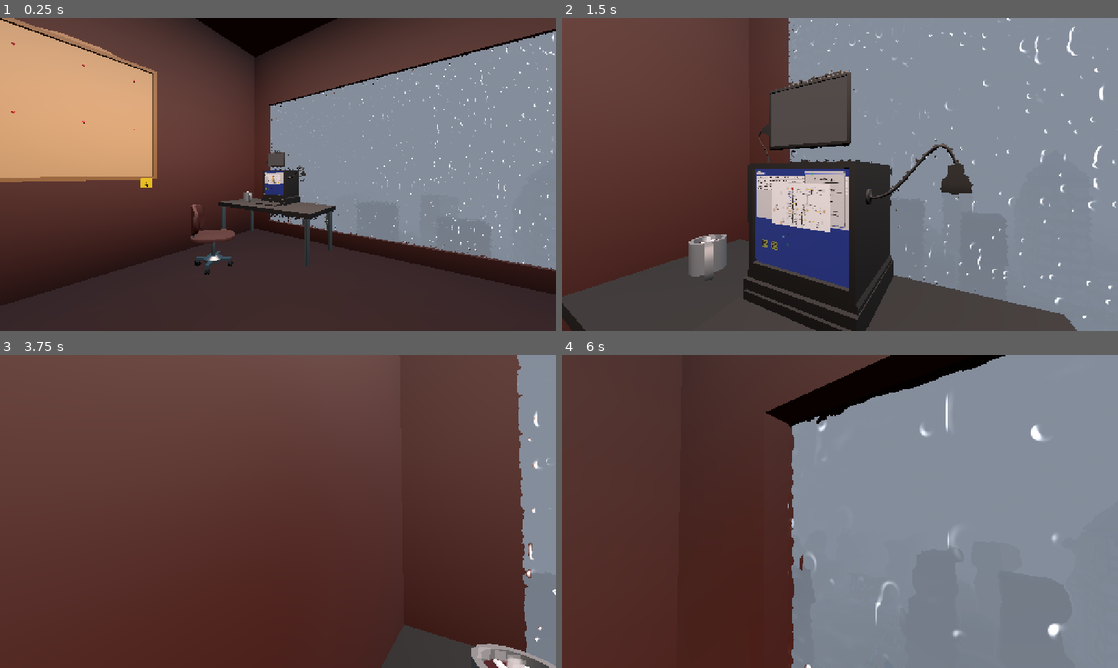
Above: before the commit, frames 1-4 (two rows, left to right).
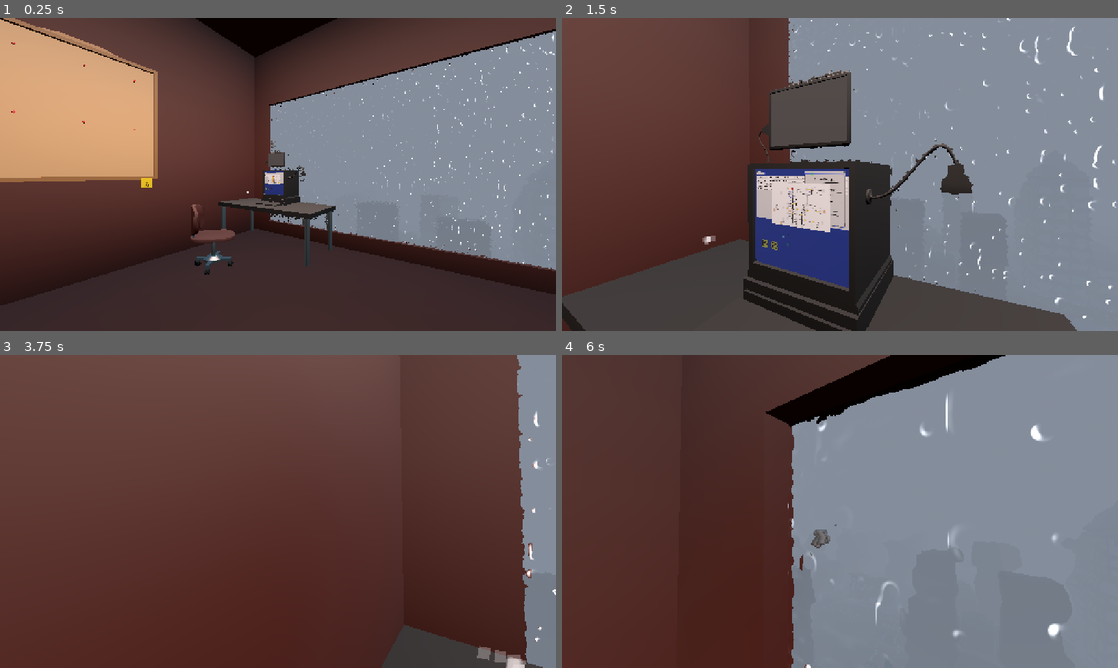
Above: after the commit, the same moments.

Repository: Ciph3rzer0/brackeys-2026.2-trust-no-one
Game: Godot game, scene res://scenes/city.tscn
Same seed, same stepped clock (60 frames per second), same inputs: the game is played once before the commit and once after it. The engine's default icon, where the game draws it, is replaced by a stand-in: a white triangle on a blue panel in a dark square. Sound files missing from this copy of the repository are replaced by a short silence.
Inputs (mouse positions are in pixels of both pictures, inside the frame that each line leads up to):
- Up to frame 1 (0.25 s): no input
- Up to frame 2 (1.5 s): tap Enter at 0.5 s; move the mouse to (834, 180) at 0.52 s; hold E (pc_interact) 0.53-1.28 s; hold W (pc_forward) from 0.53 s (still down); click (834, 180) at 0.67 s; tap Space at 0.77 s; move the mouse to (878, 177) at 1.27 s; tap E (pc_interact) at 1.35 s; click (878, 177) at 1.42 s
- Up to frame 3 (3.75 s): tap Space at 1.52, 2.75, 3.02 s; move the mouse to (233, 508) at 2.02 s; hold E (pc_interact) 2.03-2.78 s; tap Q at 2.1 s; click (233, 508) at 2.17 s; move the mouse to (283, 511) at 2.77 s; release W (pc_forward) at 2.78 s; hold A (pc_left) 2.78-3.53 s; tap Ctrl at 2.85 s; click (283, 511) at 2.92 s; tap E (pc_interact) at 3.05 s; move the mouse to (255, 505) at 3.52 s; hold W (pc_forward) from 3.53 s (still down); hold Shift from 3.53 s (still down); click (255, 505) at 3.67 s
- Up to frame 4 (6 s): tap Space at 3.77, 4.52, 5.75 s; tap E (pc_interact) at 3.8, 4.35 s; move the mouse to (867, 511) at 4.27 s; release Shift at 4.28 s; click (867, 511) at 4.42 s; tap Enter at 5 s; move the mouse to (812, 511) at 5.02 s; hold E (pc_interact) 5.03-5.78 s; click (812, 511) at 5.17 s; move the mouse to (851, 505) at 5.77 s; release W (pc_forward) at 5.78 s; hold D (pc_right) from 5.78 s (still down); tap Q at 5.85 s; click (851, 505) at 5.92 s

The runs differ from the first frame. In frame 1, 0.3% of the frame differs, in the area x 0-50%, y 0-59%; in frame 2, 0.8%, in the area x 22-30%, y 69-84%; in frame 3, 0.7%; in frame 4, 0.1%.
Error in both runs: Invalid assignment of property or key 'plate' with value of type 'String' on a base object of type 'Resource (Quest)'. (res://autoloads/quest_system.gd:19)

Commit message:
updated some textures in blender

Diff:
--- a/project.godot
+++ b/project.godot
@@ -41,6 +41,7 @@
 [global_group]
 
 InteractiveMount="Objects the player can sit on"
+Interactable="Objects the player can interact with"
 
 [gui]
 
--- a/scenes/city.tscn
+++ b/scenes/city.tscn
@@ -140,6 +140,7 @@
 
 [node name="FaxMachine" parent="Office/work area" parent_id_path=PackedInt32Array(2119133953, 2052434724) index="0" unique_id=1658198781]
 transform = Transform3D(-4.5104535e-08, 0, 1.0318716, 0, 1.0318716, 0, -1.0318716, 0, -4.5104535e-08, 45.987183, 13.495462, -55.62251)
+script = null
 
 [node name="coffeeCup" parent="Office/work area" parent_id_path=PackedInt32Array(2119133953, 2052434724) index="1" unique_id=2141730045]
 transform = Transform3D(1.1587414, 0, 0, 0, 1.1587414, 0, 0, 0, 1.1587414, 46.220993, 14.549643, -50.718243)
@@ -173,7 +174,7 @@
 surface_material_override/0 = SubResource("ShaderMaterial_f7b0s")
 
 [node name="corkboard" parent="Office" index="7" unique_id=1029173645]
-transform = Transform3D(1.4151126, 0, 0, 0, 1.4151126, 0, 0, 0, 1.4151126, 69.77783, 23.97715, -79.404236)
+transform = Transform3D(1.4151126, 0, 0, 0, 1.4151126, 0, 0, 0, 1.4151126, 69.76125, 23.97715, -79.404236)
 
 [node name="roadside props" type="Node3D" parent="." unique_id=695615125]
 transform = Transform3D(1, 0, 0, 0, 1, 0, 0, 0, 1, -1.2601624, 35.22836, -55.920532)
--- a/scenes/faxMachine.tscn
+++ b/scenes/faxMachine.tscn
@@ -2,6 +2,7 @@
 
 [ext_resource type="PackedScene" uid="uid://clm0ltpnrt7du" path="res://assets/models/office/faxMachine.glb" id="1_iqwb4"]
 [ext_resource type="PackedScene" uid="uid://bo0akjnab2yy2" path="res://assets/models/office/faxTable.glb" id="2_6rukd"]
+[ext_resource type="Script" uid="uid://vdqp0s77ayxg" path="res://scripts/fax_machine.gd" id="3_fax_script"]
 
 [sub_resource type="StandardMaterial3D" id="StandardMaterial3D_0o143"]
 albedo_color = Color(0.96202856, 0.83949524, 3.85046e-07, 1)
@@ -12,7 +13,8 @@
 [sub_resource type="BoxShape3D" id="BoxShape3D_h45xw"]
 size = Vector3(0.9655762, 0.5641937, 1.0805664)
 
-[node name="FaxMachine" type="Node3D" unique_id=1072937977]
+[node name="FaxMachine" type="Node3D" unique_id=1072937977 groups=["Interactable"]]
+script = ExtResource("3_fax_script")
 
 [node name="faxMachine" parent="." unique_id=880050772 instance=ExtResource("1_iqwb4")]
 transform = Transform3D(1, 0, 0, 0, 1, 0, 0, 0, 1, 0.09218013, 1.1391083, 0)
@@ -40,6 +42,7 @@
 
 [node name="RigidBody3D" type="RigidBody3D" parent="." unique_id=1050612190]
 transform = Transform3D(1, -5.9604645e-08, 0, 5.9604645e-08, 1, 0, 0, 0, 0.99999994, 2.9802322e-08, 0, 0)
+freeze = true
 
 [node name="CollisionShape3D" type="CollisionShape3D" parent="RigidBody3D" unique_id=1440947277]
 transform = Transform3D(1, 5.9604645e-08, 0, -5.9604645e-08, 1, 0, 0, 0, 1.0000001, -0.02892367, 1.3408052, -0.040283207)
--- a/scenes/player.tscn
+++ b/scenes/player.tscn
@@ -1,6 +1,10 @@
 [gd_scene format=3 uid="uid://bxc4ceq66ael3"]
 
 [ext_resource type="Script" uid="uid://b38bjfcu3wwbu" path="res://scripts/player.gd" id="1_3vyb7"]
+
+[sub_resource type="LabelSettings" id="LabelSettings_e7sg5"]
+outline_size = 2
+outline_color = Color(0, 0, 0, 1)
 
 [sub_resource type="CapsuleMesh" id="CapsuleMesh_0o143"]
 radius = 0.25
@@ -21,6 +25,33 @@
 transform = Transform3D(-1, 0, -8.742278e-08, 0, 1, 0, 8.742278e-08, 0, -1, 0, 1.3650273, 0)
 cull_mask = 32767
 
+[node name="InteractionRay" type="RayCast3D" parent="Camera3D" unique_id=1399246955]
+target_position = Vector3(0, 0, -2.5)
+
+[node name="InteractionUI" type="CanvasLayer" parent="." unique_id=402336998]
+
+[node name="InteractionPrompt" type="Label" parent="InteractionUI" unique_id=554926074]
+visible = false
+anchors_preset = 7
+anchor_left = 0.5
+anchor_top = 1.0
+anchor_right = 0.5
+anchor_bottom = 1.0
+offset_left = -160.0
+offset_top = -96.0
+offset_right = 160.0
+offset_bottom = -56.0
+grow_horizontal = 2
+grow_vertical = 0
+theme_override_colors/font_outline_color = Color(0, 0, 0, 1)
+theme_override_constants/outline_size = 6
+theme_override_font_sizes/font_size = 24
+text = "press e to interact"
+label_settings = SubResource("LabelSettings_e7sg5")
+horizontal_alignment = 1
+vertical_alignment = 1
+uppercase = true
+
 [node name="CapsuleBody" type="MeshInstance3D" parent="." unique_id=311267293]
 transform = Transform3D(1, 0, 0, 0, 1, 0, 0, 0, 1, 0, 1, 0)
 mesh = SubResource("CapsuleMesh_0o143")
--- /dev/null
+++ b/scripts/fax_machine.gd
@@ -0,0 +1,4 @@
+extends Node3D
+
+func interact() -> void:
+	print("interacted with fax")
--- a/scripts/player.gd
+++ b/scripts/player.gd
@@ -5,6 +5,9 @@
 @export var footstep_sound : Array[AudioStream]
 
 @export var cam : Camera3D
+
+@onready var interaction_ray: RayCast3D = $Camera3D/InteractionRay
+@onready var interaction_prompt: Label = $InteractionUI/InteractionPrompt
 
 var run_speed = 5.5
 var speed = run_speed
@@ -45,6 +48,13 @@
 		cam.rotation_degrees.x = clamp(cam.rotation_degrees.x, -90, 90)
 
 func _unhandled_input(event: InputEvent) -> void:
+	if event.is_action_pressed("pc_interact") and !_mounted_object and !is_mouse_free:
+		var interactable := get_faced_interactable()
+		if interactable:
+			interactable.interact()
+			get_viewport().set_input_as_handled()
+			return
+
 	if (!_mounted_object or !is_mouse_free) and event.is_action_pressed("pc_interact"):
 		if _mounted_object:
 			dismount()
@@ -85,12 +95,30 @@
 
 var exit_button_held_timer := 0.0
 func _process(delta: float) -> void:
+	interaction_prompt.visible = (
+		!_mounted_object
+		and !is_mouse_free
+		and get_faced_interactable() != null
+	)
+
 	if Input.is_action_pressed("ui_exit_game"):
 		exit_button_held_timer += delta
 		if (exit_button_held_timer) > 0.5:
 			get_tree().quit()
 	else:
 		exit_button_held_timer = 0
+
+func get_faced_interactable() -> Node:
+	if !interaction_ray.is_colliding():
+		return null
+
+	var node := interaction_ray.get_collider() as Node
+	while node:
+		if node.is_in_group("Interactable") and node.has_method("interact"):
+			return node
+		node = node.get_parent()
+
+	return null
 
 func _physics_process(delta: float) -> void:
 	var input_dir = Input.get_vector( "pc_right", "pc_left", "pc_back" ,"pc_forward")
Binary file added: assets/models/UDIM__/Ucupaint desk-legs Color.1001.png
Not shown, added: assets/models/UDIM__/Ucupaint desk-legs Color.1001.png.import
Binary file added: assets/models/UDIM__/Ucupaint desk-legs Color.1002.png
Not shown, added: assets/models/UDIM__/Ucupaint desk-legs Color.1002.png.import
Binary file added: assets/models/UDIM__/Ucupaint desk-legs Color.1003.png
Not shown, added: assets/models/UDIM__/Ucupaint desk-legs Color.1003.png.import
Binary file added: assets/models/UDIM__/Ucupaint desk-legs Color.1004.png
Not shown, added: assets/models/UDIM__/Ucupaint desk-legs Color.1004.png.import
Binary file added: assets/models/UDIM__/Ucupaint desk-legs Color.1005.png
Not shown, added: assets/models/UDIM__/Ucupaint desk-legs Color.1005.png.import
Binary file added: assets/models/UDIM__/Ucupaint desk-legs Color.1006.png
Not shown, added: assets/models/UDIM__/Ucupaint desk-legs Color.1006.png.import
(and 67 more such lines)
